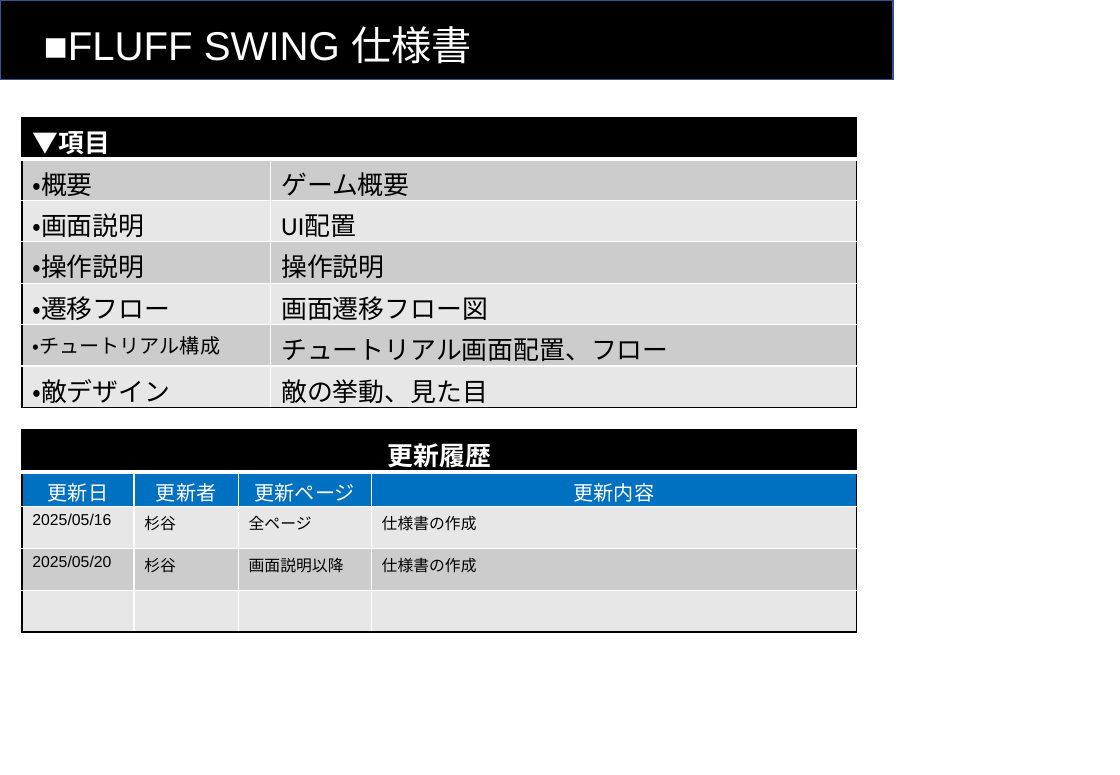
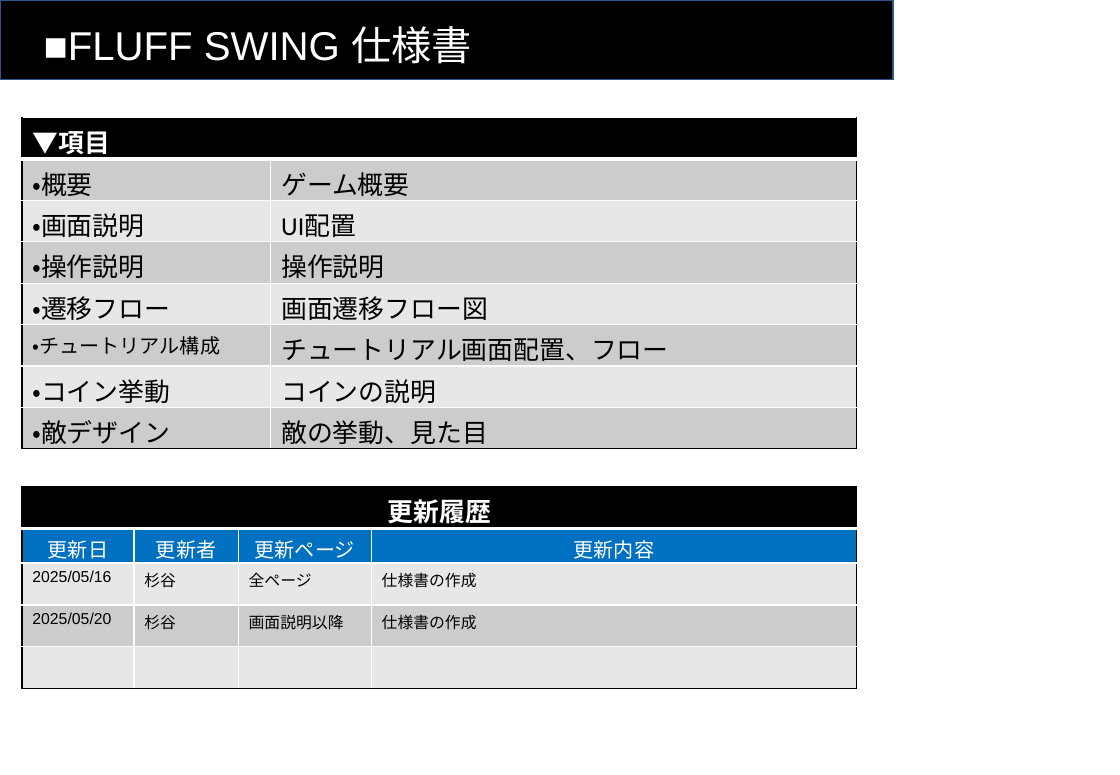
Before and after one commit to Koha58/FLUFF_SWING, a slide deck: slide 1 of Assets/Specs/仕様書.pptx. Drawn at 1120x775 pixels with LibreOffice and Linux fonts; fonts in the diff are those of the drawing. Boxes give left, top, right and bottom in pixels: in the first picture for what was removed or moved away, otherwise in the second. Text is boxed around its words. In the diff, an @@ line names an element or a change of style, - is before the commit and + after.

```diff
--- a/Assets/Specs/仕様書.pptx
+++ b/Assets/Specs/仕様書.pptx
@@ table at [22, 118, 857, 449] @@
+row 7: ・コイン挙動 | コインの説明
@@ table: place and size @@
-table at [22, 430, 856, 633]
+table at [22, 487, 856, 690]
```
Also in this commit, not shown: 1 slide added, 7 other files.
